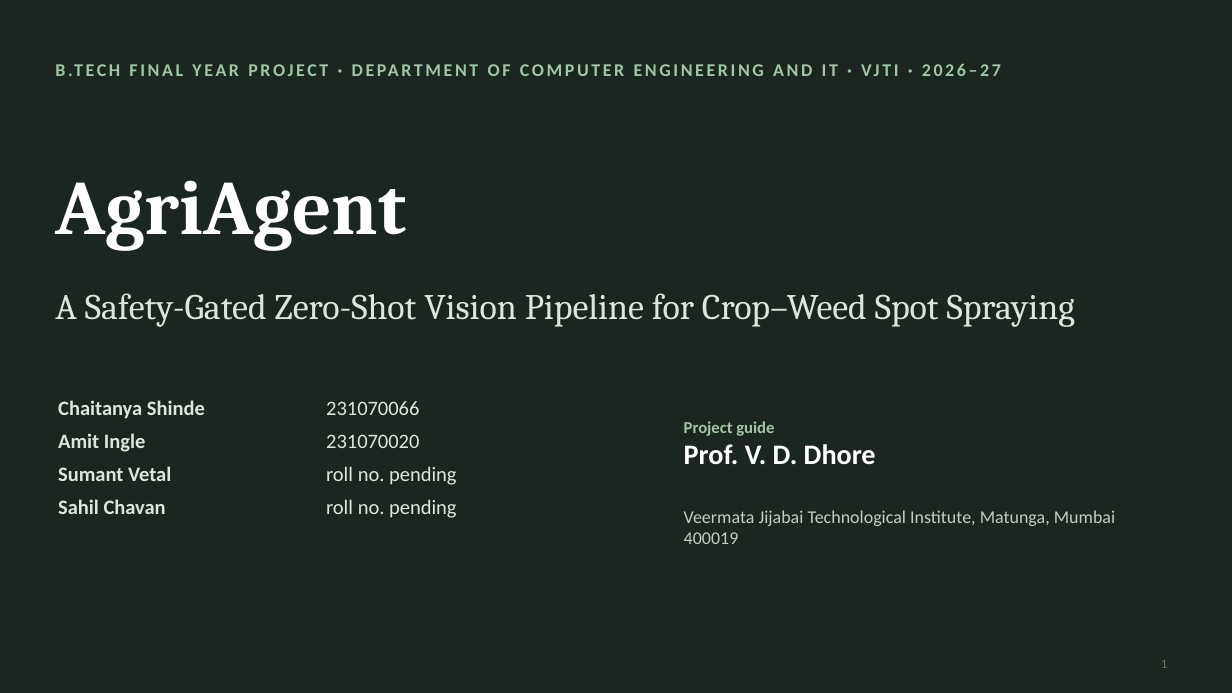
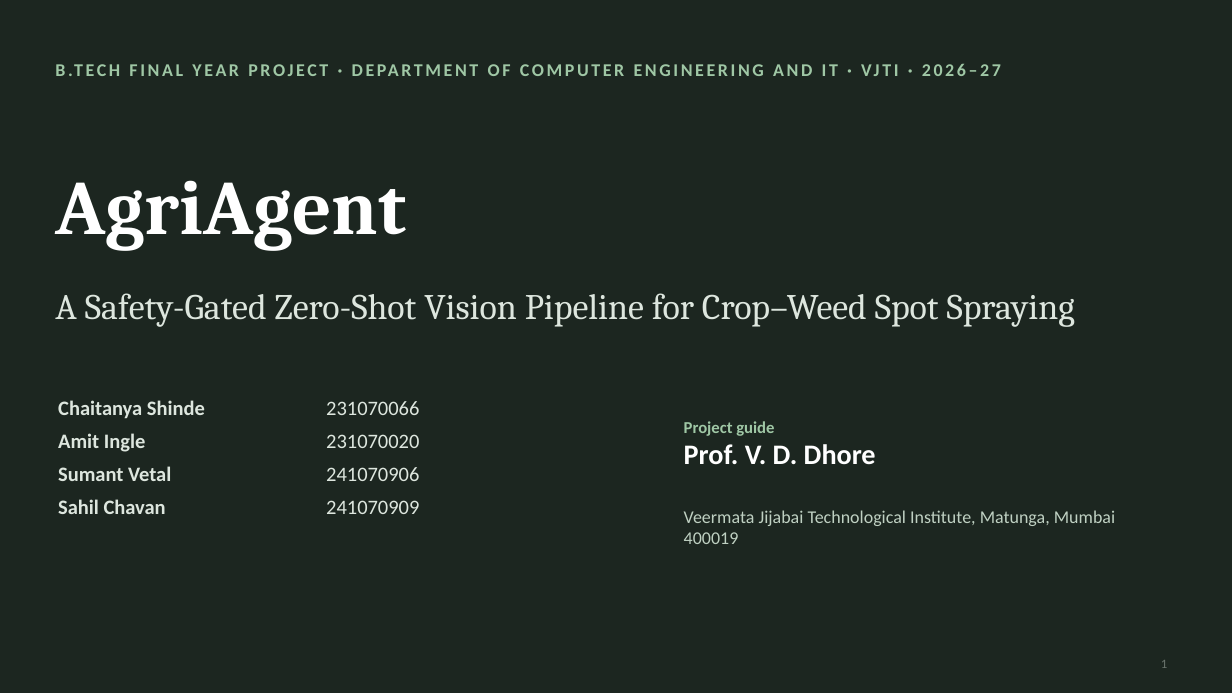
Before and after one commit to Chaitanya-666/agriAgent, a slide deck: slide 1 of docs/slides/AgriAgent_FYP_Presentation.pptx. Drawn at 1232x693 pixels with LibreOffice and Linux fonts; fonts in the diff are those of the drawing. Boxes give left, top, right and bottom in pixels: in the first picture for what was removed or moved away, otherwise in the second. Text is boxed around its words. In the diff, an @@ line names an element or a change of style, - is before the commit and + after.

Commit message:
Report and slides: Sumant Vetal (241070906) and Sahil Chavan (241070909) roll numbers

```diff
--- a/docs/slides/AgriAgent_FYP_Presentation.pptx
+++ b/docs/slides/AgriAgent_FYP_Presentation.pptx
@@ table at (x1=55, y1=393, x2=536, y2=518) @@
-row 3, column 2: roll no. pending
+row 3, column 2: 241070906
-row 4, column 2: roll no. pending
+row 4, column 2: 241070909
```
Also in this commit, not shown: 3 other files.
